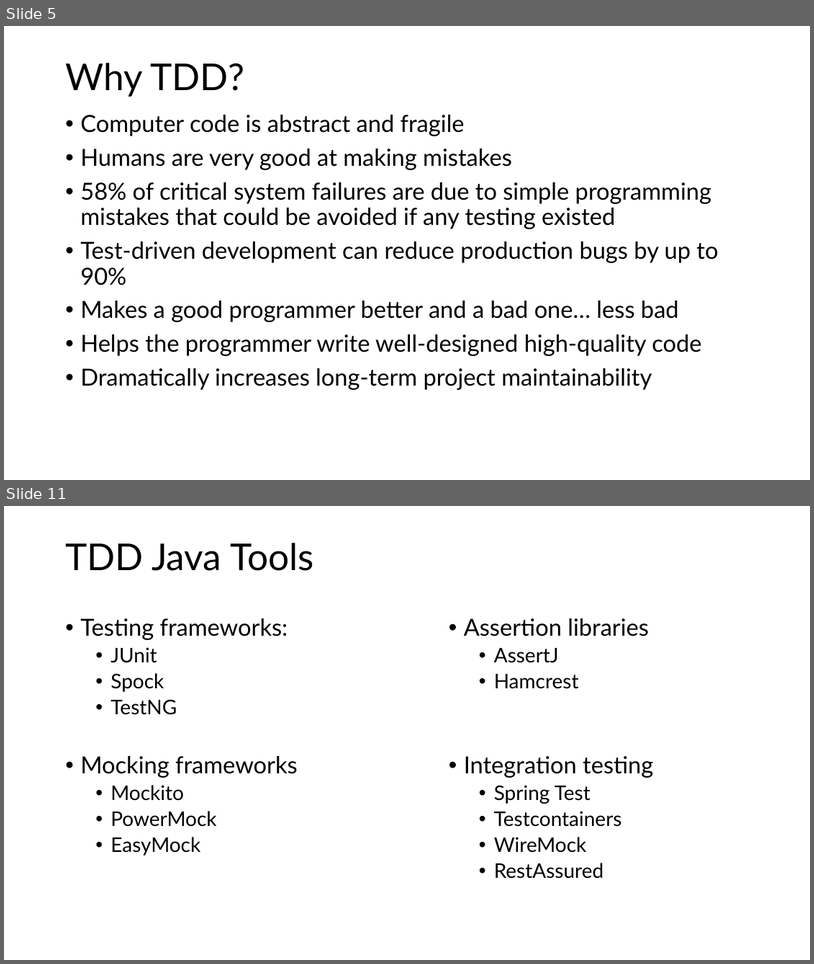
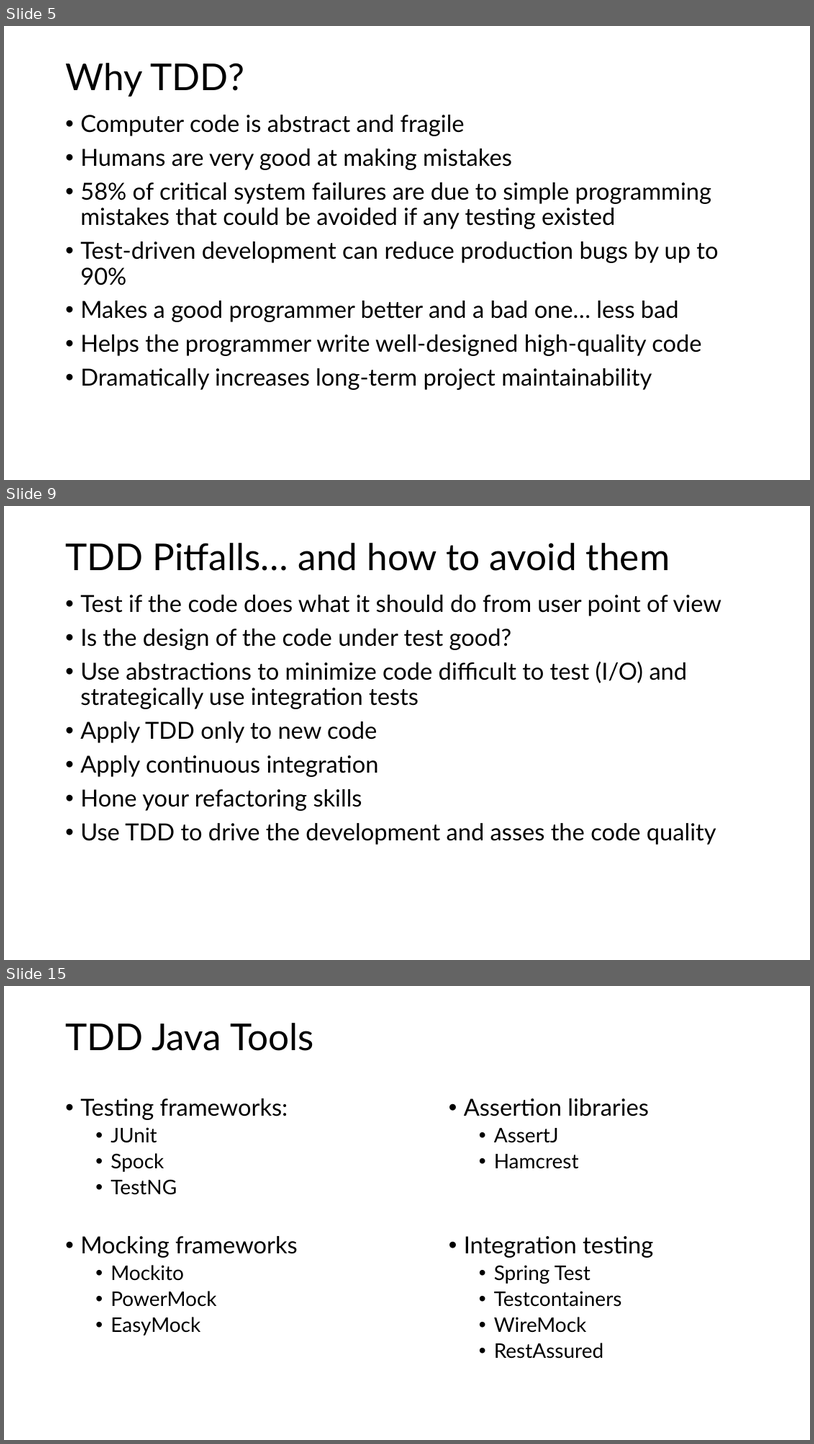
Before and after one commit to G2HJei/tdd-birthday-emails, a slide deck: Test-Driven Development.pptx. Shown one above the other, each under a label of ours: slides 5 and 11 before the commit, slides 5, 9 and 15 after it; the slides between them are not shown. The pictures are 814x964 and 814x1444 pixels, drawn with LibreOffice and Linux fonts; fonts in the diff are those of the drawing. Boxes give left, top, right and bottom in pixels: in the first picture for what was removed or moved away, otherwise in the second. Text is boxed around its words. In the diff, an @@ line names an element or a change of style, - is before the commit and + after.

```diff
--- a/Test-Driven Development.pptx
+++ b/Test-Driven Development.pptx
@@ slide 9 added at <box>4,506,810,960</box>, background #FFFFFF @@
@@ text added at <box>65,543,670,571</box>, 44 pt, text #000000 @@
+TDD Pitfalls… and how to avoid them
@@ text added at <box>80,595,722,844</box>, 28 pt, text #000000 @@
+• Test if the code does what it should do from user point of view
+• Is the design of the code under test good?
+• Use abstractions to minimize code difficult to test (I/O) and strategically use integration tests
+• Apply TDD only to new code
+• Apply continuous integration
+• Hone your refactoring skills
+• Use TDD to drive the development and asses the code quality
@@ what was slide 11 is now slide 15 @@
```
Also in this commit, not shown: 7 slides changed, 4 other slides added, 1 slide removed, 1 other file.
